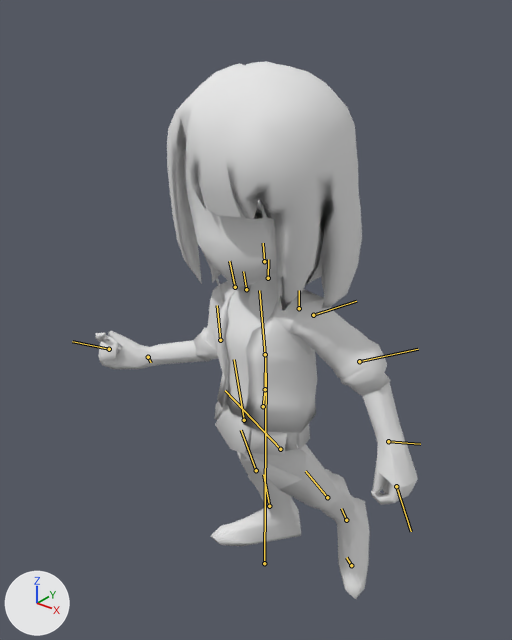
A saved change to the glTF model public/models/duelists/woman2.glb.
Both versions are drawn from a 50 mm camera at (11.15, -14.43, 18.07) aimed at (-0.68, 0.37, 8.9). Lighting does not change. The marker at lower left points along +X, +Y and +Z. The first picture is the older version. Both versions are drawn at frame 0 of the action 'Idle'; the numbers are the values there. The bones that change, and the others that lie on the model, are drawn over the model as lines.
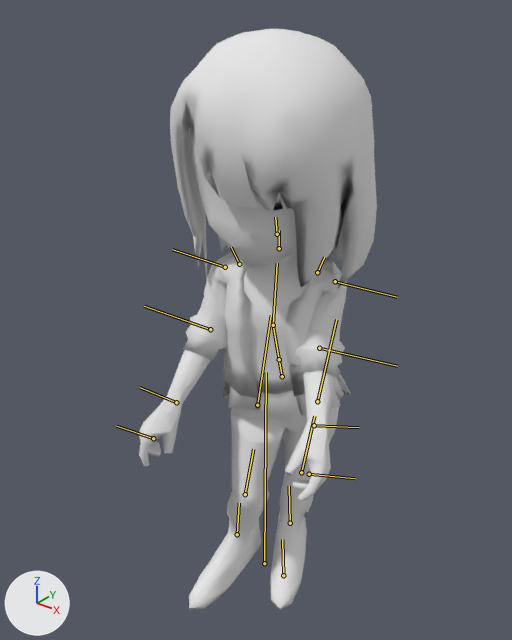
Where the change shows, as pixel boxes (x1, y1, x2, y2) in the pictures (512 x 640 px):
'Mesh_0', posed (26% narrower, 8% taller): before (96, 61, 417, 599); after (139, 29, 377, 611)
bone 'Hips', root to tip: before (263, 406) to (265, 389); after (282, 376) to (279, 359)
bone 'LeftUpLeg', root to tip: before (280, 449) to (225, 390); after (317, 401) to (336, 319)
bone 'LeftLeg', root to tip: before (327, 497) to (305, 471); after (301, 472) to (314, 416)
bone 'LeftFoot', root to tip: before (346, 520) to (341, 508); after (290, 523) to (289, 486)
bone 'RightUpLeg', root to tip: before (244, 420) to (234, 359); after (257, 405) to (271, 315)
bone 'RightLeg', root to tip: before (256, 470) to (241, 430); after (245, 494) to (253, 449)
bone 'RightFoot', root to tip: before (269, 506) to (263, 474); after (237, 534) to (239, 503)
bone 'Spine', root to tip: before (265, 389) to (265, 354); after (279, 359) to (273, 325)
bone 'Spine1', root to tip: before (265, 354) to (259, 290); after (273, 325) to (277, 263)
bone 'LeftShoulder', root to tip: before (299, 308) to (299, 290); after (317, 272) to (324, 257)
bone 'LeftArm', root to tip: before (313, 315) to (356, 301); after (335, 281) to (397, 297)
bone 'LeftForeArm', root to tip: before (359, 361) to (418, 349); after (319, 348) to (397, 366)
bone 'LeftHand', root to tip: before (388, 441) to (420, 444); after (314, 425) to (359, 427)
bone 'LeftFinger', root to tip: before (396, 486) to (411, 531); after (309, 474) to (355, 478)
bone 'Neck', root to tip: before (268, 278) to (268, 259); after (279, 248) to (279, 230)
bone 'Head', root to tip: before (264, 261) to (263, 243); after (277, 234) to (275, 217)
bone 'RightShoulder', root to tip: before (246, 289) to (243, 271); after (239, 264) to (231, 247)
bone 'RightArm', root to tip: before (235, 287) to (229, 261); after (225, 267) to (172, 249)
bone 'RightForeArm', root to tip: before (220, 340) to (217, 305); after (210, 329) to (144, 306)
bone 'RightHand', root to tip: before (148, 357) to (151, 362); after (176, 402) to (140, 387)
bone 'RightFinger', root to tip: before (109, 349) to (72, 341); after (153, 438) to (116, 426)

The change in detail:
Bone 'Hips' (bone_hips) moves from (0.0, -1.11, -0.3) to (0.29, -0.22, -0.84).
Bone 'Hips' (bone_hips) turns from (-6, -15, 0) to (6, 29, 11) degrees about its own x, y and z.
Bone 'LeftUpLeg' (bone_leftupleg) turns from (59, 43, 65) to (-1, 0, -19) degrees about its own x, y and z.
Bone 'LeftLeg' (bone_leftleg) turns from (21, -15, -12) to (3, -1, 0) degrees about its own x, y and z.
Bone 'LeftFoot' (bone_leftfoot) turns from (8, -11, -9) to (3, 0, 10) degrees about its own x, y and z.
Bone 'RightUpLeg' (bone_rightupleg) turns from (25, -32, -26) to (-27, -8, -11) degrees about its own x, y and z.
Bone 'RightLeg' (bone_rightleg) turns from (7, 4, 1) to (40, -5, -17) degrees about its own x, y and z.
Bone 'RightFoot' (bone_rightfoot) turns from (-5, 2, 8) to (-1, -5, 5) degrees about its own x, y and z.
Bone 'Spine' (bone_spine) turns from (4, 2, 2) to (1, 0, -1) degrees about its own x, y and z.
Bone 'Spine1' (bone_spine1) turns from (5, 3, 2) to (5, 1, -13) degrees about its own x, y and z.
Bone 'LeftShoulder' (bone_leftshoulder) turns from (0, 0, -5) to (5, -16, -17) degrees about its own x, y and z.
Bone 'LeftArm' (bone_leftarm) turns from (4, 26, -55) to (-33, -34, -71) degrees about its own x, y and z.
Bone 'LeftForeArm' (bone_leftforearm) turns from (-1, -30, 0) to (4, -33, -2) degrees about its own x, y and z.
Bone 'LeftHand' (bone_lefthand) turns from (1, -8, -5) to (42, 16, 3) degrees about its own x, y and z.
Bone 'LeftFinger' (bone_leftfinger) turns from (0, 0, -79) to (0, 0, -1) degrees about its own x, y and z.
Bone 'Neck' (bone_neck) turns from (-7, 5, -1) to (1, -12, 3) degrees about its own x, y and z.
Bone 'Head' (bone_head) turns from (10, 6, -2) to (9, -13, -1) degrees about its own x, y and z.
Bone 'RightShoulder' (bone_rightshoulder) turns from (0, 0, 7) to (-6, -20, 30) degrees about its own x, y and z.
Bone 'RightArm' (bone_rightarm) turns from (-36, 13, 68) to (-4, 28, 61) degrees about its own x, y and z.
Bone 'RightForeArm' (bone_rightforearm) turns from (-4, 63, -3) to (7, 29, 3) degrees about its own x, y and z.
Bone 'RightHand' (bone_righthand) turns from (-43, 24, -10) to (59, -17, -15) degrees about its own x, y and z.
Bone 'RightFinger' (bone_rightfinger) turns from (1, -4, 77) to (0, 0, 1) degrees about its own x, y and z.
